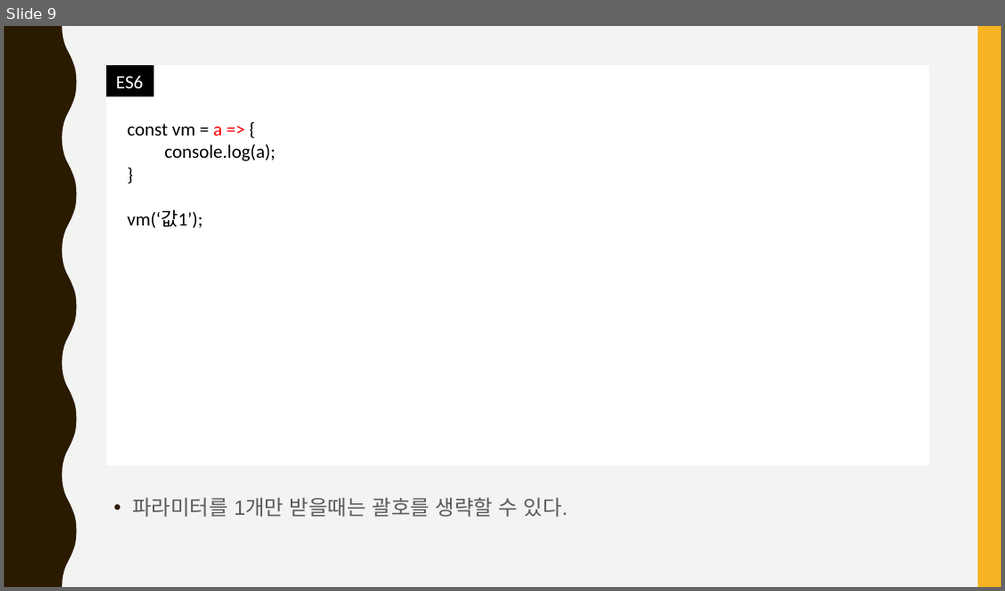
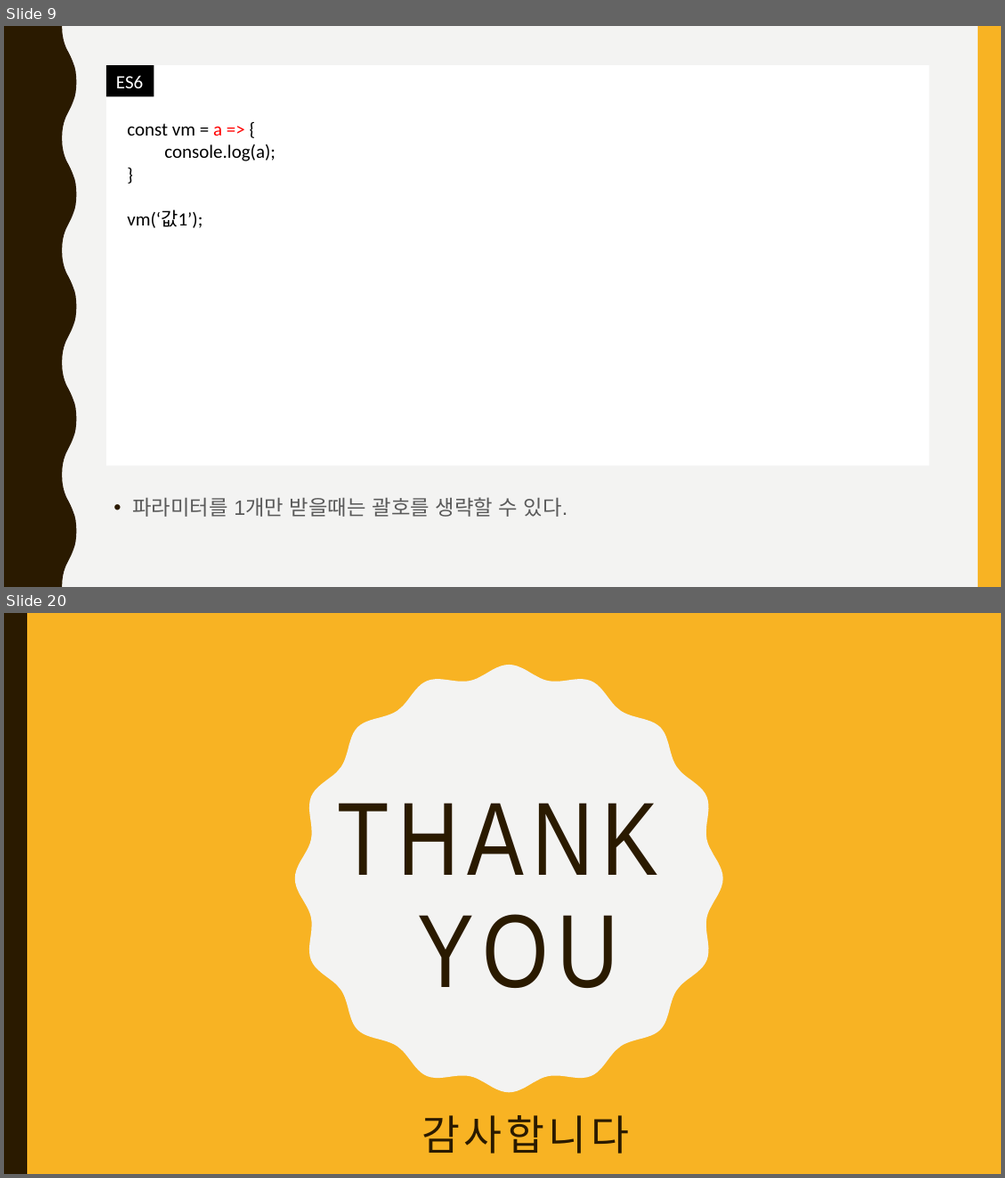
Before and after one commit to jangmang/ECMAScript6-ECMAScript201-, a slide deck: ES6.pptx. Shown one above the other, each under a label of ours: slide 9 before the commit, slides 9 and 20 after it; the slides between them are not shown. The pictures are 1005x591 and 1005x1178 pixels, drawn with LibreOffice and Linux fonts; fonts in the diff are those of the drawing. Boxes give left, top, right and bottom in pixels: in the first picture for what was removed or moved away, otherwise in the second. Text is boxed around its words. In the diff, an @@ line names an element or a change of style, - is before the commit and + after.

```diff
--- a/ES6.pptx
+++ b/ES6.pptx
@@ slide 20 added at (4,613,1001,1174), background #F8B323 @@
@@ rectangle added at (4,613,27,1174), fill #2A1A00 @@
@@ freeform shape added at (295,665,723,1093), fill #F3F3F2 @@
@@ title added at (337,803,658,988), 100 pt, text #2A1A00 @@
+THANK
+YOU
@@ text added at (421,1115,629,1153), 40 pt, text #2A1A00 @@
+감사합니다
```
Also in this commit, not shown: 11 slides changed, 4 other slides added, 7 other files.
